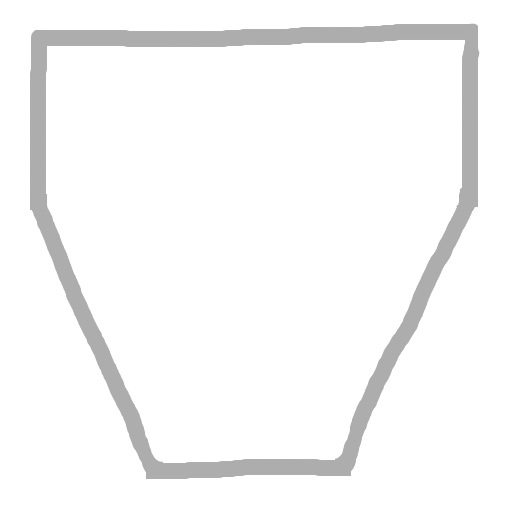
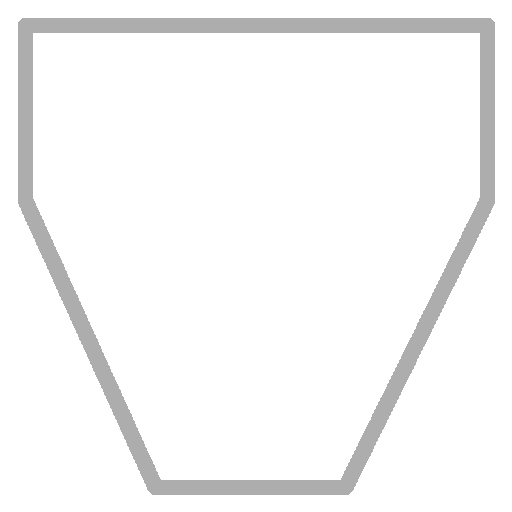
Before/after of a 512px x 512px layered artwork. What changed in the layer stack:
added layer "Layer #3" above "Layer #1" over bbox(18, 18, 495, 495)
hid "Layer #1" over bbox(30, 23, 480, 479)
hid "Layer #2" over bbox(41, 33, 472, 472)
